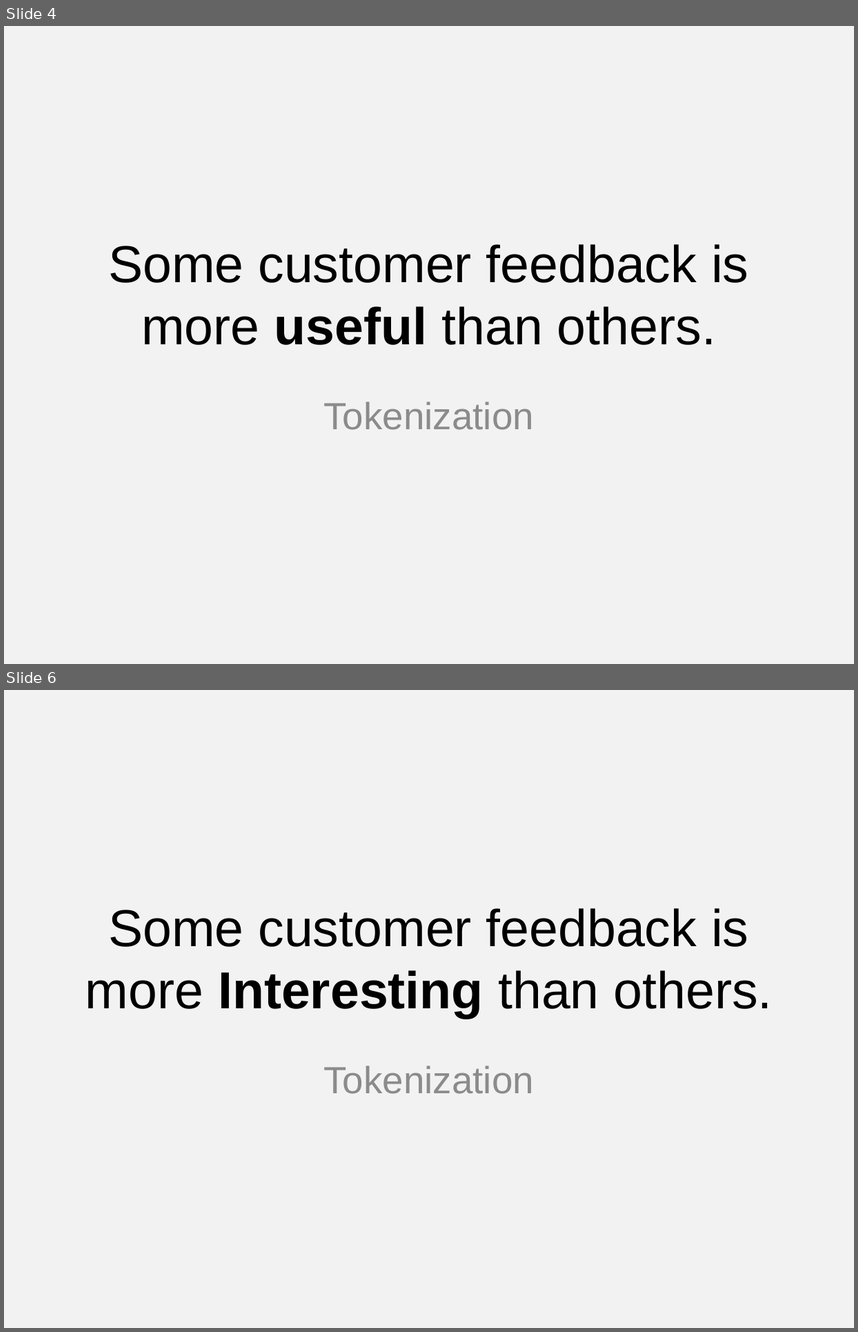
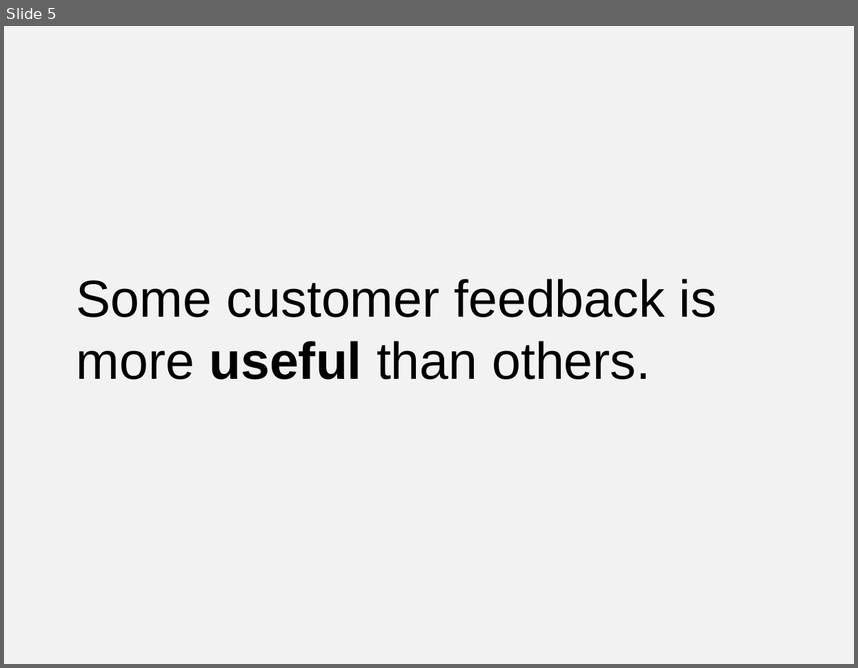
Before and after one commit to josiahdavis/earl, a slide deck: slides.pptx. Shown one above the other, each under a label of ours: slides 4 and 6 before the commit, slide 5 after it; the slides between them are not shown. The pictures are 858x1332 and 858x668 pixels, drawn with LibreOffice and Linux fonts; fonts in the diff are those of the drawing. Boxes give left, top, right and bottom in pixels: in the first picture for what was removed or moved away, otherwise in the second. Text is boxed around its words. In the diff, an @@ line names an element or a change of style, - is before the commit and + after.

```diff
--- a/slides.pptx
+++ b/slides.pptx
@@ slide 6 removed at (4,690,854,1328), background #F2F2F2 @@
@@ title removed at (85,908,773,1018) @@
-Some customer feedback is more Interesting than others.
@@ subtitle removed at (324,1065,534,1094) @@
-Tokenization
@@ what was slide 4 is now slide 5 @@
@@ slide 5 changed as well @@
@@ title "Some customer feedback is more ...": place and size @@
-title "Some customer feedback is more ..." at (108,244,749,345)
+title "Some customer feedback is more ..." at (76,279,717,379)
@@ title "Some customer feedback is more ..." at (76,279,717,379): alignment centre to left @@
@@ subtitle removed at (324,401,534,430) @@
-Tokenization
```
Also in this commit, not shown: 3 other slides changed, 19 slides added, 8 other slides removed, 51 other files.
